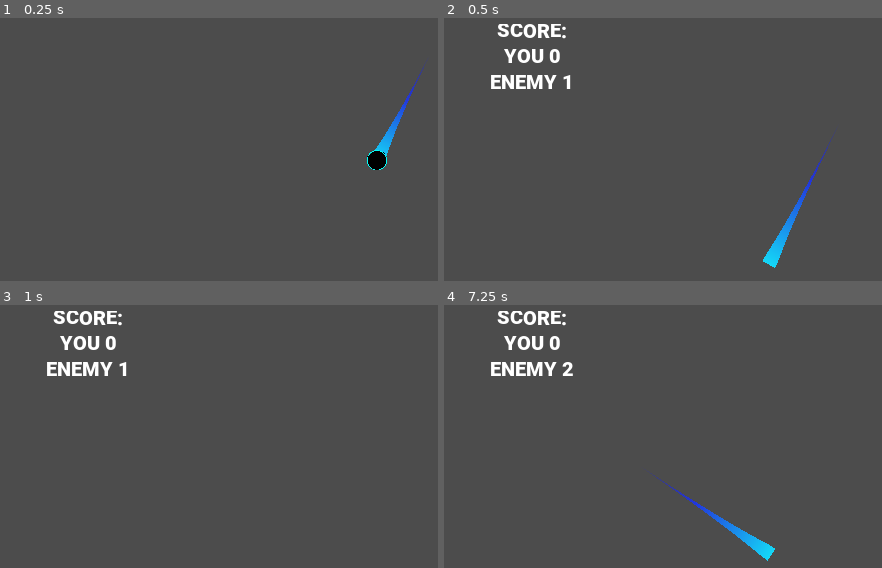
Above: before the commit, frames 1-4 (two rows, left to right).
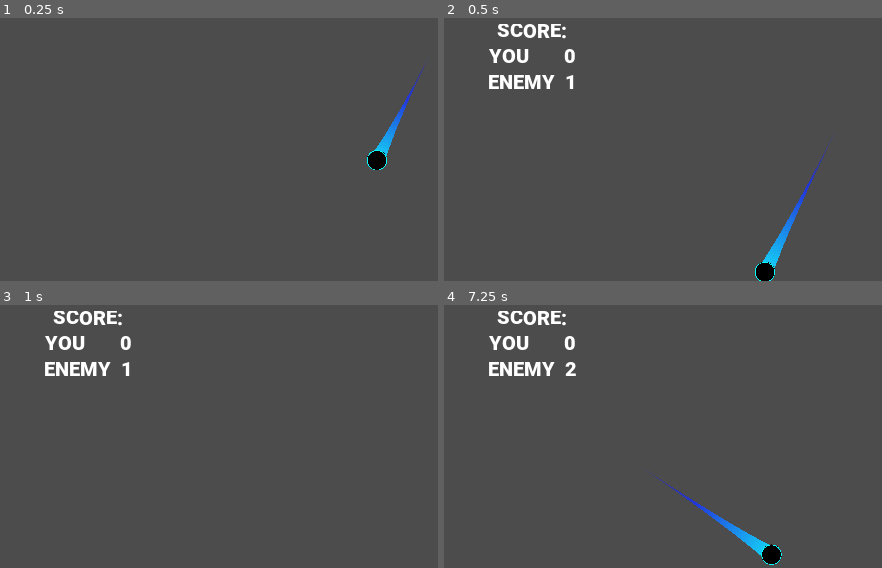
Above: after the commit, the same moments.

Repository: eXCoreX/PingPong
Game: Godot game, scene res://Main.tscn
Two runs of this game, one before a commit and one after it. Both use one fixed random seed, a clock stepped at 60 frames per second and the inputs below.
Inputs (mouse positions are in pixels of both pictures, inside the frame that each line leads up to):
- Up to frame 1 (0.25 s): no input
- Up to frame 2 (0.5 s): no input
- Up to frame 3 (1 s): move the mouse to (262, 320) at 0.52 s
- Up to frame 4 (7.25 s): tap Enter at 1.25, 2.75, 5 s; move the mouse to (outside the picture) at 1.27 s; tap Space at 2, 4.25, 5.75 s; move the mouse to (outside the picture) at 2.02 s; move the mouse to (492, 433) at 2.77 s; move the mouse to (772, 410) at 3.52 s; move the mouse to (outside the picture) at 4.27 s; move the mouse to (571, 341) at 5.02 s; move the mouse to (outside the picture) at 5.77 s; move the mouse to (706, 320) at 6.52 s

Frame 1 is identical in both runs. In frame 2, 1.5% of the frame differs, in the area x 10-88%, y 11-100%; in frame 3, 1.2%; in frame 4, 1.5%.

Commit message:
tidied up

Diff:
--- a/AreaDetection.gd
+++ b/AreaDetection.gd
@@ -14,15 +14,8 @@
 	else:
 		glVars.scoreEnemy  += 1
 	timer.start(3)
-	$"../../Label".text = "SCORE:\nYOU \t" + String(glVars.scorePlayer) + "\nENEMY \t" + String(glVars.scoreEnemy)
-	$"../../Ball".hide()
-	$"../../Ball".sleeping = true
-	call_deferred("disableColl")
+	$"../../Label".text = "SCORE:\nYOU%8d\nENEMY%3d" % [glVars.scorePlayer, glVars.scoreEnemy]
 	$"../../Label".show()
-
-
-func disableColl():
-	$"../../Ball/CollisionShape2D".disabled = true
 
 
 var time = 3
@@ -39,7 +32,7 @@
 		timer.stop()
 		$"../../TimeLabel".hide()
 		time = 3
-		get_tree().reload_current_scene()
+		var _s = get_tree().reload_current_scene()
 	else:
 		$"../../TimeLabel".text = String(time)
 		time -= 1
--- a/Ball.gd
+++ b/Ball.gd
@@ -4,12 +4,9 @@
 export var MAX_VEL = 5000
 export var INIT_VEL = 800
 
-
-# Called when the node enters the scene tree for the first time.
 func _ready():
 	var rng = RandomNumberGenerator.new()
 	rng.randomize()
-	var window_size = OS.window_size
 	self.position = Vector2(rng.randi_range(50, 1280-50), 720 / 2)
 	var vx = randf() + 0.1
 	var vy = randf() + 0.1
@@ -19,9 +16,8 @@
 		vy *= -1
 	self.linear_velocity = Vector2(vx, vy)
 	self.linear_velocity = linear_velocity.normalized()*INIT_VEL
-	pass # Replace with function body.
 
-# Called every frame. 'delta' is the elapsed time since the previous frame.
+
 func _physics_process(_delta):
 	if sleeping || self.linear_velocity.length() == 0:
 		return
--- a/Enemy.gd
+++ b/Enemy.gd
@@ -15,6 +15,7 @@
 		3:
 			moveSpeed = 6
 	yCompensate = moveSpeed * 10
+
 
 onready var ball = $"../Ball"
 var prev_bPosx_predict = 0
@@ -37,7 +38,6 @@
 				prev_vel = move_and_collide(Vector2(dir * abs(self.position[0] - bPosx_predict) * moveSpeed, 0) * delta)
 				return
 	#print("prev_vel ", prev_vel.length())
-
 	var dir = prev_bPosx_predict - self.position[0]
 	dir /= abs(dir)
 	prev_vel = move_and_collide(Vector2(dir * abs(self.position[0] - prev_bPosx_predict) * moveSpeed, 0) * delta)
--- a/Player.gd
+++ b/Player.gd
@@ -3,14 +3,13 @@
 
 export var moveSpeed = 50.0
 
-# Called when the node enters the scene tree for the first time.
 func _ready():
-	pass # Replace with function body.
+	position[0] = get_global_mouse_position()[0]
 
 
-# Called every frame. 'delta' is the elapsed time since the previous frame.
 var prev_mPosx = 0
 var prev_vel
+
 func _physics_process(delta):
 	var mPos = get_global_mouse_position()
 	mPos[0] = clamp(mPos[0], 1, OS.window_size[0] - 1)
@@ -20,7 +19,6 @@
 		if dir != 0:
 			dir /= abs(dir)
 		#print("mPosx = ", mPos[0], "prev_mPosx = ", prev_mPosx)
-
 		var tmp = move_and_collide(Vector2(dir * abs(pos[0] - mPos[0]) * moveSpeed, 0) * delta)
 		if tmp != null && !(tmp is KinematicCollision2D):
 			prev_vel = tmp
